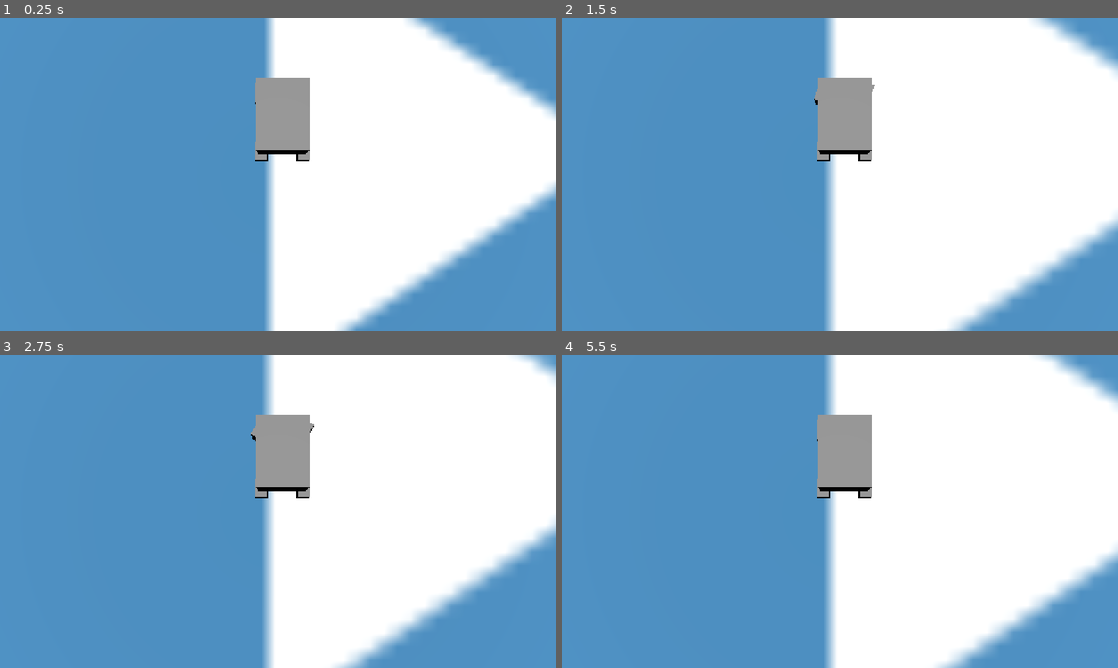
Above: before the commit, frames 1-4 (two rows, left to right).
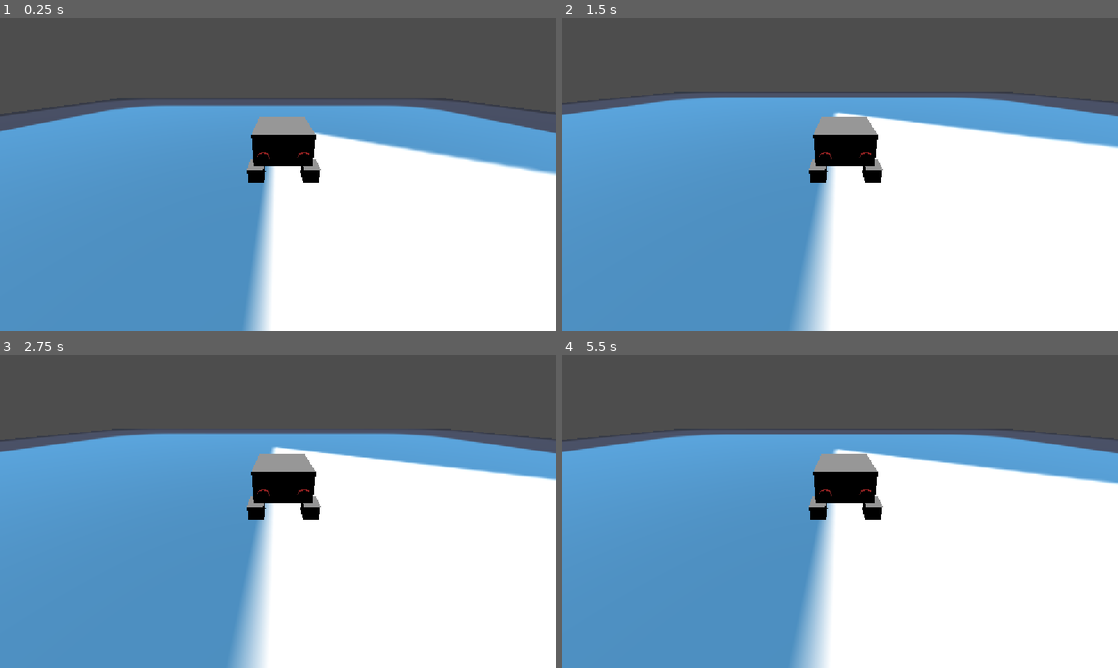
Above: after the commit, the same moments.

Repository: cgreen2048/CG-Endless-Interstate
Game: Godot game, scene res://game_level.tscn
The game is run twice, just before and just after one commit, with the same random seed, the same clock (stepped at 60 frames per second) and the same inputs. The engine's default icon, where the game draws it, is replaced by a stand-in: a white triangle on a blue panel in a dark square.
Inputs:
- Up to frame 1 (0.25 s): no input
- Up to frame 2 (1.5 s): tap Enter (ui_accept) at 0.5, 0.77, 1.25 s; hold D (Turn Right) 0.53-1.28 s; hold S (Move Backward) from 1.28 s (still down)
- Up to frame 3 (2.75 s): tap Enter (ui_accept) at 1.52 s; release S (Move Backward) at 2.03 s; hold D (Turn Right) from 2.03 s (still down)
- Up to frame 4 (5.5 s): release D (Turn Right) at 2.78 s; hold W (Move Forward) 2.78-3.53 s; tap Enter (ui_accept) at 3.02, 3.77, 4.52, 5 s; hold A (Turn Left) 3.53-5.03 s; hold S (Move Backward) from 5.03 s (still down)

The runs differ from the first frame. In frame 1, 49% of the frame differs, in the area x 0-100%, y 0-100%; in frame 2, 42%; in frame 3, 45%; in frame 4, 43%.

Commit message:
Adding brake lights and better steering

Diff:
--- a/game_level.tscn
+++ b/game_level.tscn
@@ -25,8 +25,8 @@
 transform = Transform3D(1, 0, 0, 0, 1, 0, 0, 0, 1, -0.23293996, 0.81276035, -0.3253832)
 
 [node name="Camera3D" type="Camera3D" parent="PlayableCharacter" unique_id=277500597]
-transform = Transform3D(1, 0, 0, 0, 0.0052033067, 0.9999865, 0, -0.9999865, 0.0052033067, -0.071120024, 3.2017803, 0.8463149)
+transform = Transform3D(1, 0, 0, 0, 0.8660342, 0.49998486, 0, -0.49998486, 0.8660342, -0.071120024, 1.4552321, 2.417239)
 fov = 85.712296
 
 [node name="DirectionalLight3D" type="DirectionalLight3D" parent="." unique_id=333523756]
-transform = Transform3D(1, 0, 0, 0, -0.05358969, 0.99856305, 0, -0.99856305, -0.05358969, -0.085246086, 11.157897, -0.19077772)
+transform = Transform3D(1, 0, 0, 0, -0.05358969, 0.99856305, 0, -0.99856305, -0.05358969, -0.085246086, 11.157897, 0.026833594)
--- a/playable_character.gd
+++ b/playable_character.gd
@@ -4,6 +4,10 @@
 # use to turn car tires
 @export var frontLeftWheel : CSGBox3D
 @export var frontRightWheel: CSGBox3D
+@export var leftBrakeLight: SpotLight3D
+@export var rightBrakeLight: SpotLight3D
+@export var leftBrakeLightNode: CSGCylinder3D
+@export var rightBrakeLightNode: CSGCylinder3D
 
 const MAX_SPEED = 25.0
 const MAX_WHEEL_ANGLE = 3.14159 / 6
@@ -20,6 +24,11 @@
 	if not is_on_floor():
 		velocity += get_gravity() * delta
 
+	leftBrakeLight.visible = Input.is_action_pressed("Move Backward") and speed > 0.0
+	rightBrakeLight.visible = Input.is_action_pressed("Move Backward") and speed > 0.0
+	(leftBrakeLightNode.material as StandardMaterial3D).emission_enabled = Input.is_action_pressed("Move Backward") and speed > 0.0
+	(rightBrakeLightNode.material as StandardMaterial3D).emission_enabled = Input.is_action_pressed("Move Backward") and speed > 0.0
+
 	# Handle jump.
 	#if Input.is_action_just_pressed("ui_accept") and is_on_floor():
 		#velocity.y = JUMP_VELOCITY
@@ -30,16 +39,28 @@
 
 	var angle = 0.0
 	var deltaAngle = 0.0
+	var requestedDeltaAngle = 0.0
+
 	if Input.is_action_pressed("Turn Left"):
 		angle += delta * ANGLE_ACCEL
-		deltaAngle += delta * WHEEL_ACCEL
+		requestedDeltaAngle += delta * WHEEL_ACCEL
 
 	if Input.is_action_pressed("Turn Right"):
 		angle -= delta * ANGLE_ACCEL
-		deltaAngle -= delta * WHEEL_ACCEL
+		requestedDeltaAngle -= delta * WHEEL_ACCEL
 
-	# function rotations around first arg axis by second arg angle
-	#rotate(basis.y, angle)
+	var newWheelAngle = clamp(
+		wheelAngle + requestedDeltaAngle,
+		-MAX_WHEEL_ANGLE,
+		MAX_WHEEL_ANGLE
+	)
+
+	var actualDeltaAngle = newWheelAngle - wheelAngle
+	wheelAngle = newWheelAngle
+
+	frontLeftWheel.rotate(frontLeftWheel.basis.y.normalized(), actualDeltaAngle)
+	frontRightWheel.rotate(frontLeftWheel.basis.y.normalized(), actualDeltaAngle)
+
 
 	# negative z is the default forward vector
 	var direction := -basis.z
@@ -52,6 +73,7 @@
 
 	if Input.is_action_pressed("Move Backward"):
 		speed -= delta * ACCEL
+
 
 
 	if speed > 0.0:
@@ -67,17 +89,6 @@
 		speed = MAX_SPEED
 	if speed < -MAX_SPEED:
 		speed = -MAX_SPEED
-
-	if abs(wheelAngle + deltaAngle) > MAX_WHEEL_ANGLE:
-		if deltaAngle < 0.0:
-			deltaAngle = -(wheelAngle + MAX_WHEEL_ANGLE)
-			wheelAngle = -MAX_WHEEL_ANGLE
-		else:
-			deltaAngle = MAX_WHEEL_ANGLE - deltaAngle
-			wheelAngle = MAX_WHEEL_ANGLE
-
-	frontLeftWheel.rotate(frontLeftWheel.basis.y.normalized(), deltaAngle)
-	frontRightWheel.rotate(frontLeftWheel.basis.y.normalized(), deltaAngle)
 
 	direction *= speed
 	direction.y = velocity.y
--- a/playable_character.tscn
+++ b/playable_character.tscn
@@ -8,10 +8,26 @@
 [sub_resource type="BoxShape3D" id="BoxShape3D_rqf30"]
 size = Vector3(0.2, 0.2, 0.3)
 
-[node name="PlayableCharacter" type="CharacterBody3D" unique_id=454011323 node_paths=PackedStringArray("frontLeftWheel", "frontRightWheel")]
+[sub_resource type="StandardMaterial3D" id="StandardMaterial3D_8ym0e"]
+albedo_color = Color(0.54509807, 0, 0, 1)
+emission_enabled = true
+emission = Color(0.93333334, 0, 0.2, 1)
+emission_energy_multiplier = 2.0
+
+[sub_resource type="StandardMaterial3D" id="StandardMaterial3D_rqf30"]
+albedo_color = Color(0.54509807, 0, 0, 1)
+emission_enabled = true
+emission = Color(0.93333334, 0, 0.2, 1)
+emission_energy_multiplier = 2.0
+
+[node name="PlayableCharacter" type="CharacterBody3D" unique_id=454011323 node_paths=PackedStringArray("frontLeftWheel", "frontRightWheel", "leftBrakeLight", "rightBrakeLight", "leftBrakeLightNode", "rightBrakeLightNode")]
 script = ExtResource("1_1vpmt")
 frontLeftWheel = NodePath("FLWheel/CSGBox3D")
 frontRightWheel = NodePath("FRWheel/CSGBox3D")
+leftBrakeLight = NodePath("LeftBrakeLight")
+rightBrakeLight = NodePath("RightBrakeLight")
+leftBrakeLightNode = NodePath("LeftBrakeLightNode")
+rightBrakeLightNode = NodePath("RightBrakeLightNode")
 
 [node name="CarBody" type="CollisionShape3D" parent="." unique_id=989722533]
 transform = Transform3D(1, 0, 0, 0, 1, 0, 0, 0, 1, 0, 0.6730969, 0)
@@ -48,3 +64,23 @@
 
 [node name="CSGBox3D" type="CSGBox3D" parent="BRWheel" unique_id=694390254]
 size = Vector3(0.2, 0.2, 0.3)
+
+[node name="LeftBrakeLight" type="SpotLight3D" parent="." unique_id=1044733277]
+transform = Transform3D(-0.9994646, 0.016726308, 0.02812258, 0.016812656, 0.9998547, 0.0028367285, -0.028071044, 0.0033080247, -0.99960047, -0.28670847, 0.59245276, 0.5393819)
+light_color = Color(0.93333334, 0, 0.2, 1)
+
+[node name="RightBrakeLight" type="SpotLight3D" parent="." unique_id=2065858189]
+transform = Transform3D(-0.9994646, 0.016726308, 0.02812258, 0.016812656, 0.9998547, 0.0028367285, -0.028071044, 0.0033080247, -0.99960047, 0.29364708, 0.59245276, 0.5393819)
+light_color = Color(0.93333334, 0, 0.2, 1)
+
+[node name="LeftBrakeLightNode" type="CSGCylinder3D" parent="." unique_id=843976799]
+transform = Transform3D(-1.173147e-05, -0.0036091977, -0.9999936, -0.9999948, 0.0032504206, 0, 0.003250399, 0.9999882, -0.0036092163, -0.2511101, 0.5922431, 0.49960595)
+radius = 0.08
+height = 0.1
+material = SubResource("StandardMaterial3D_8ym0e")
+
+[node name="RightBrakeLightNode" type="CSGCylinder3D" parent="." unique_id=1108045560]
+transform = Transform3D(-1.173147e-05, -0.0036091977, -0.9999936, -0.9999948, 0.0032504206, 0, 0.003250399, 0.9999882, -0.0036092163, 0.24647462, 0.5922431, 0.49960595)
+radius = 0.08
+height = 0.1
+material = SubResource("StandardMaterial3D_rqf30")
